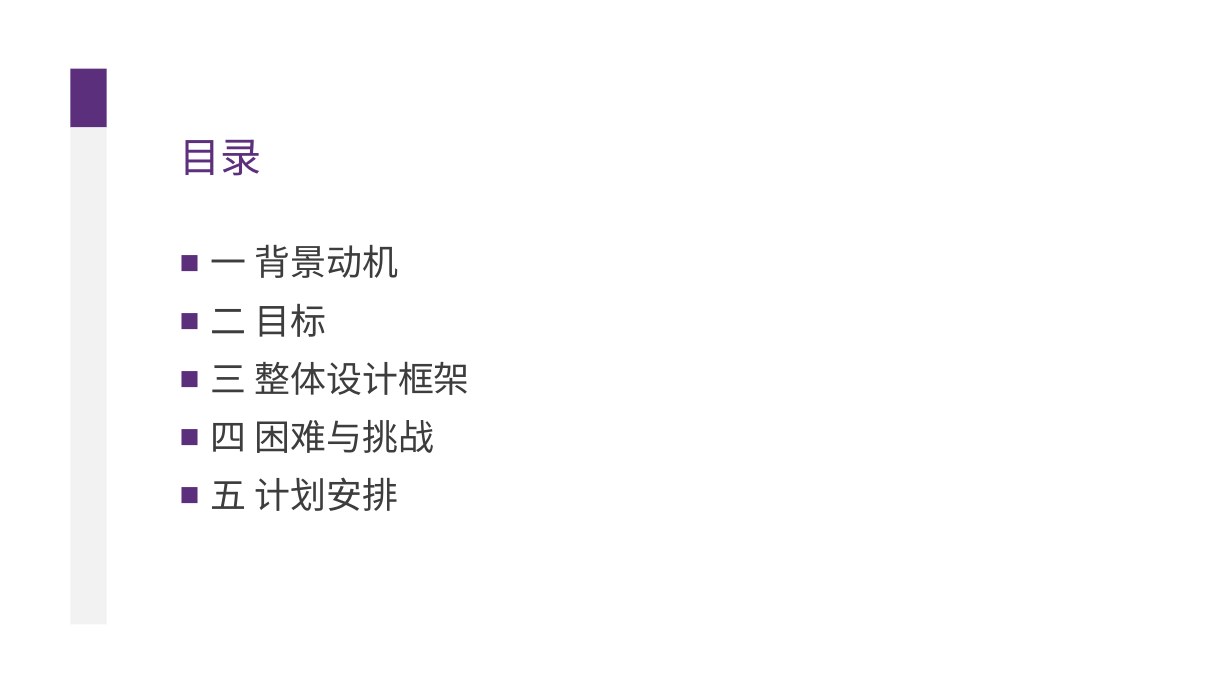
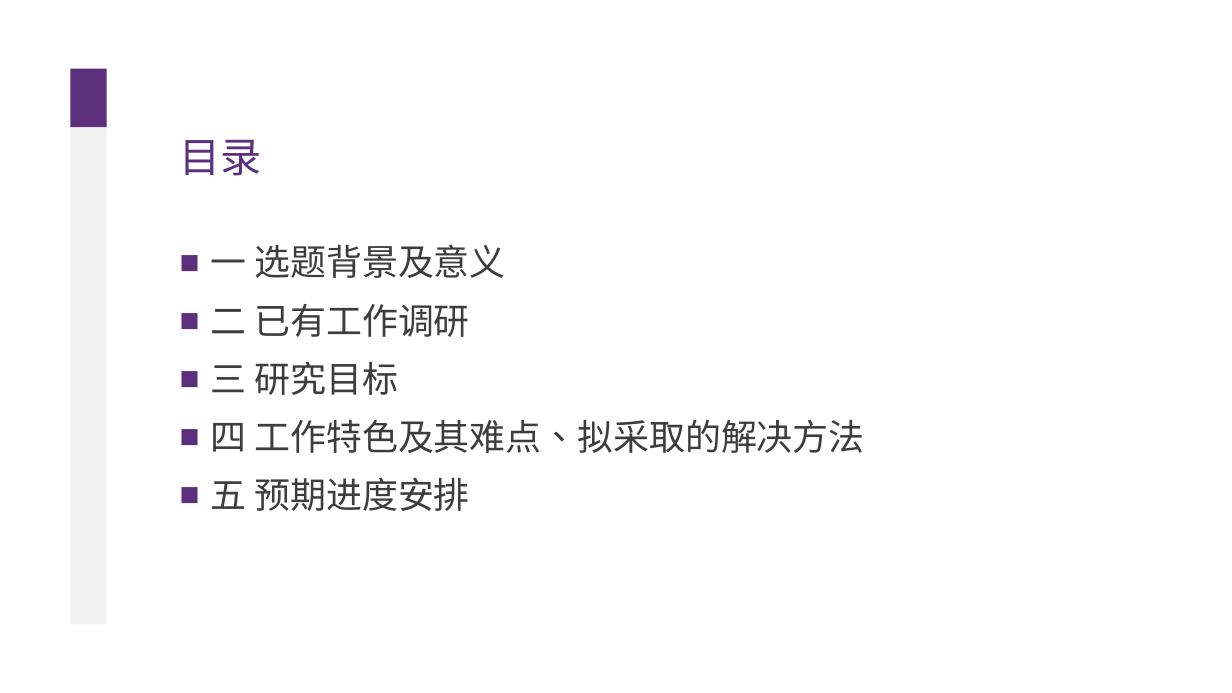
Before and after one commit to nubbi3/graduation-projects, a slide deck: slide 2 of PPT/30號答辯ppt(初版).pptx. Drawn at 1232x693 pixels with LibreOffice and Linux fonts; fonts in the diff are those of the drawing. Boxes give left, top, right and bottom in pixels: in the first picture for what was removed or moved away, otherwise in the second. Text is boxed around its words. In the diff, an @@ line names an element or a change of style, - is before the commit and + after.

```diff
--- a/PPT/30號答辯ppt(初版).pptx
+++ b/PPT/30號答辯ppt(初版).pptx
@@ text at [211, 244, 865, 511]: text changed @@
-■ 一 背景动机
-■ 二 目标
-■ 三 整体设计框架
-■ 四 困难与挑战
-■ 五 计划安排
+■ 一 选题背景及意义
+■ 二 已有工作调研
+■ 三 研究目标
+■ 四 工作特色及其难点、拟采取的解决方法
+■ 五 预期进度安排
```
Also in this commit, not shown: 9 other slides changed, 2 slides added, 2 slides removed, 2 other files.
